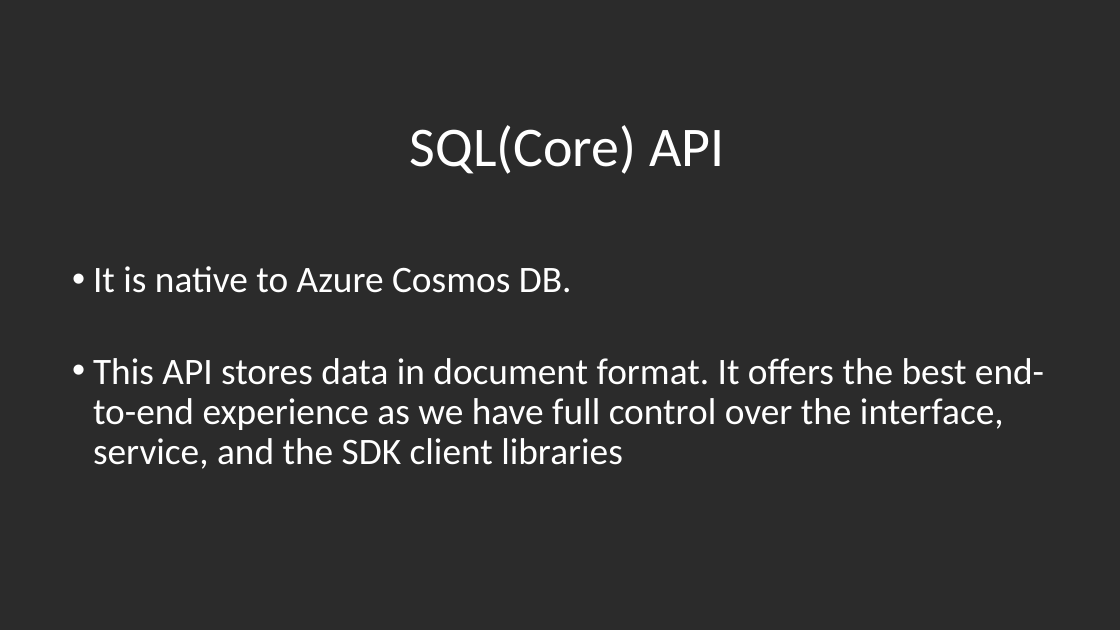
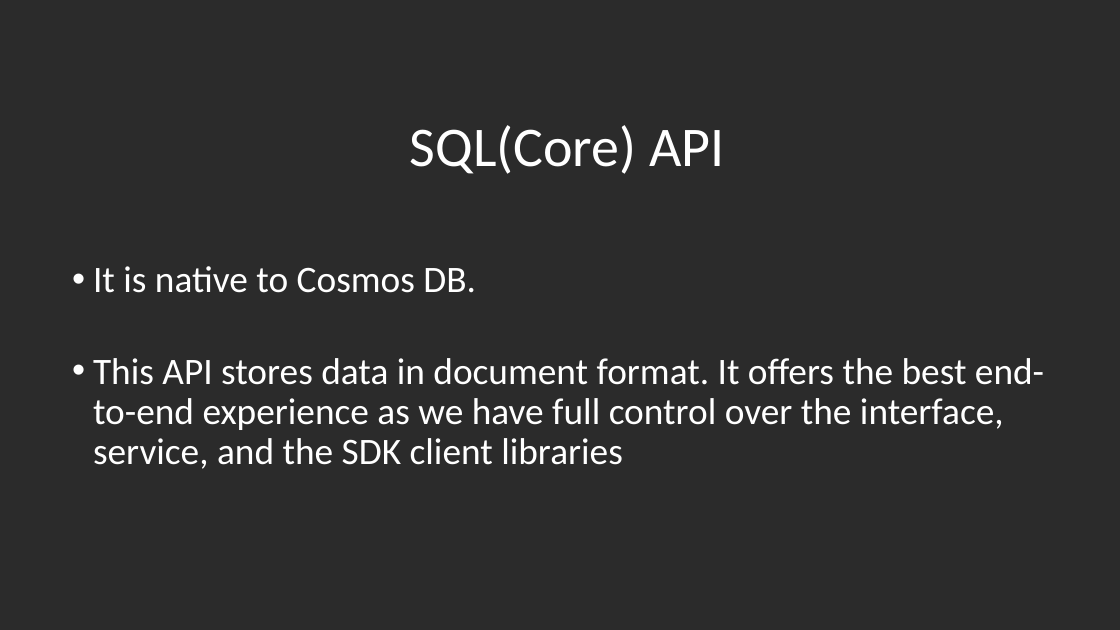
Before and after one commit to GoShow/CosmosDBDemo, a slide deck: slide 21 of Cosmos DB for C# developers.pptx. Drawn at 1120x630 pixels with LibreOffice and Linux fonts; fonts in the diff are those of the drawing; background and template pictures are left out; a plain dark background stands for a picture behind light text. Boxes give left, top, right and bottom in pixels: in the first picture for what was removed or moved away, otherwise in the second. Text is boxed around its words. In the diff, an @@ line names an element or a change of style, - is before the commit and + after.

```diff
--- a/Cosmos DB for C# developers.pptx
+++ b/Cosmos DB for C# developers.pptx
@@ text at [93,266,476,293]: text changed @@
-• It is native to Azure Cosmos DB.
+• It is native to Cosmos DB.
```
Also in this commit, not shown: 5 other slides changed.
